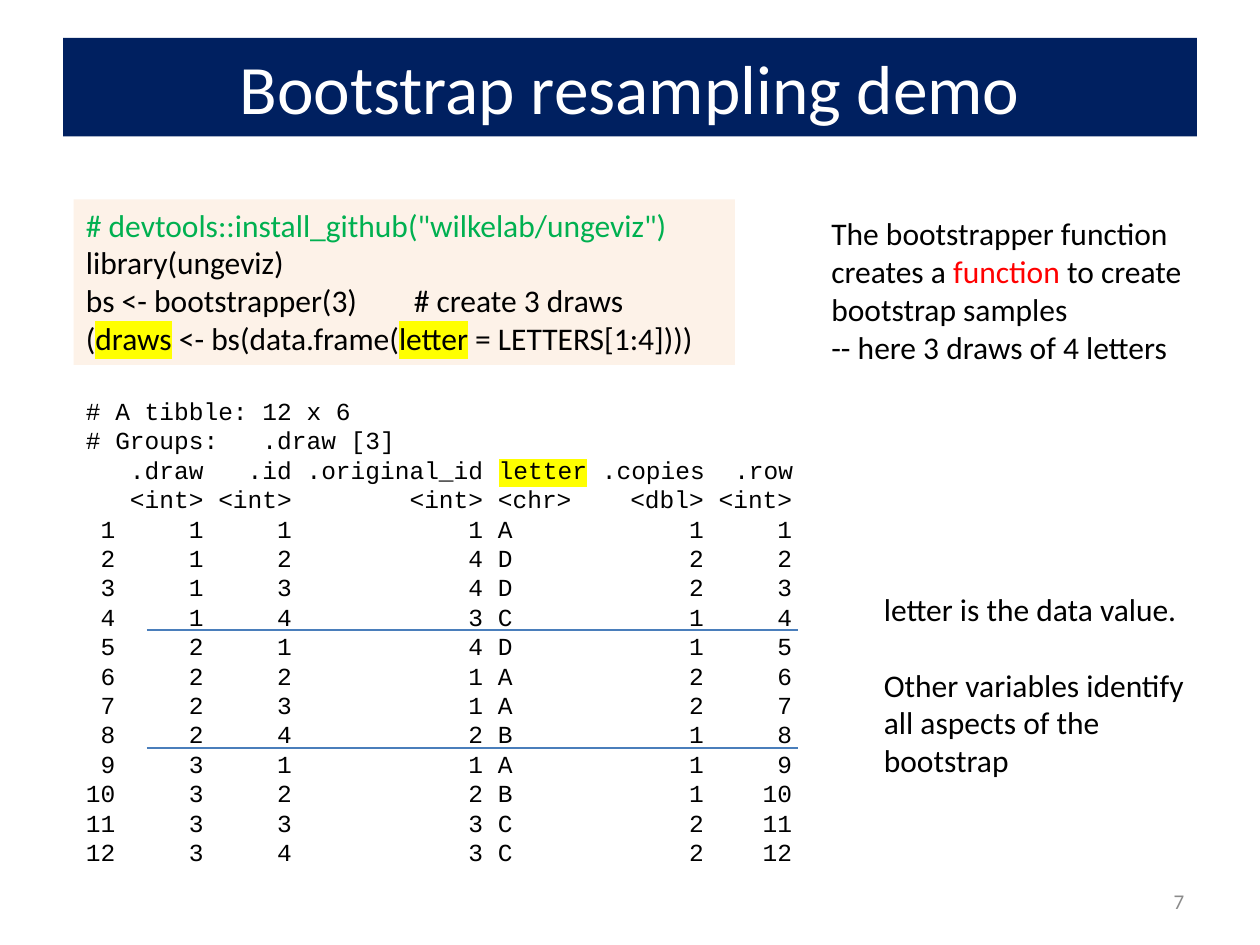
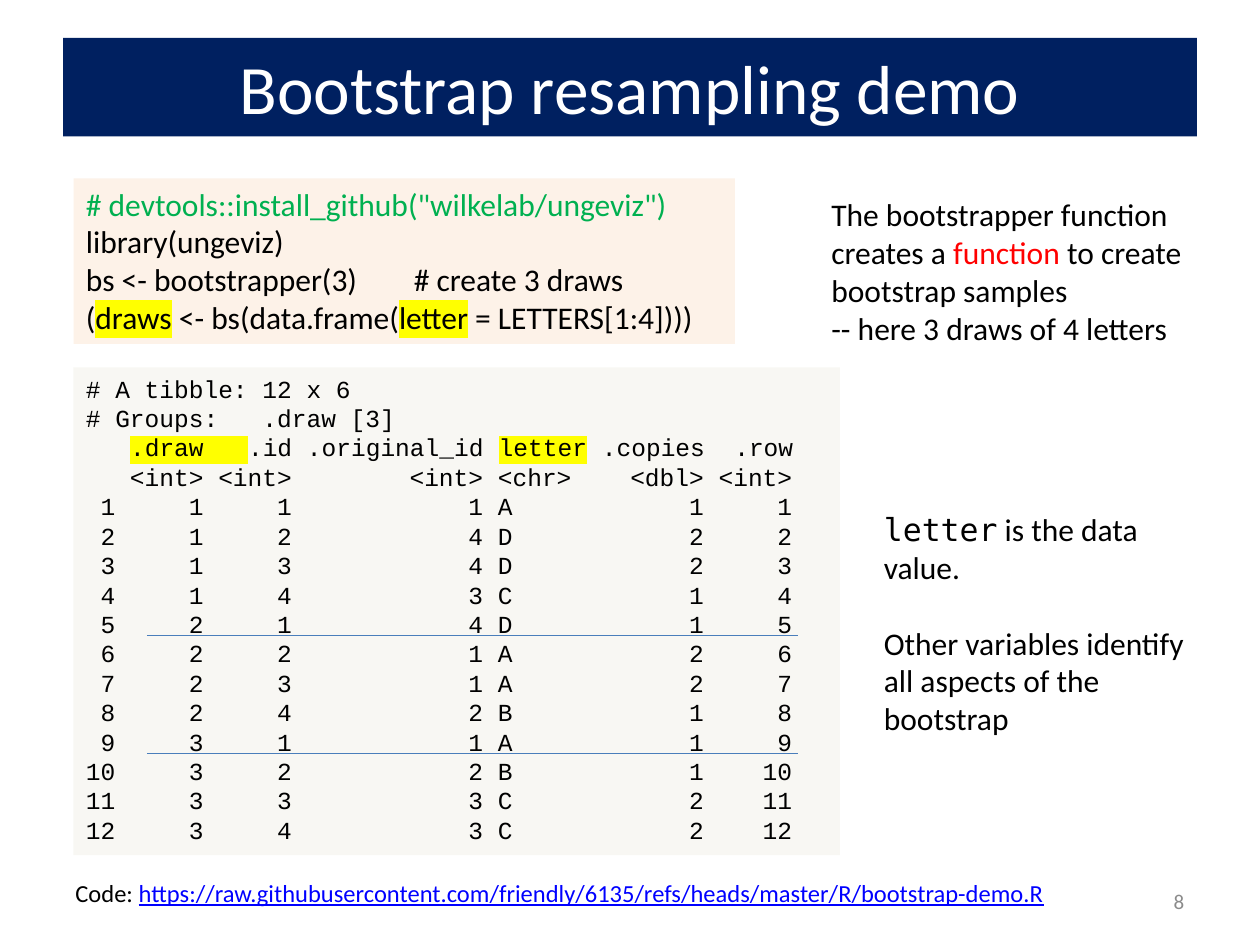
Before and after one commit to friendly/6135, a slide deck: slide 8 of lectures/bootstrap.pptx (slide 7 before the commit). Drawn at 1260x945 pixels with LibreOffice and Linux fonts; fonts in the diff are those of the drawing. Boxes give left, top, right and bottom in pixels: in the first picture for what was removed or moved away, otherwise in the second. Text is boxed around its words. In the diff, an @@ line names an element or a change of style, - is before the commit and + after.

```diff
--- a/lectures/bootstrap.pptx
+++ b/lectures/bootstrap.pptx
@@ rectangle "# devtools::install_github("wilkelab/ungeviz")": place and size @@
-rectangle "# devtools::install_github("wilkelab/ungeviz")" at (73, 199, 735, 364)
+rectangle "# devtools::install_github("wilkelab/ungeviz")" at (73, 179, 735, 344)
@@ text "The bootstrapper function creates a ...": place and size @@
-text "The bootstrapper function creates a ..." at (831, 223, 1181, 360)
+text "The bootstrapper function creates a ..." at (831, 204, 1181, 341)
@@ rectangle "# A tibble: 12 x ...": place and size @@
-rectangle "# A tibble: 12 x ..." at (86, 402, 793, 862)
+rectangle "# A tibble: 12 x ..." at (73, 368, 839, 856)
@@ rectangle "# A tibble: 12 x ..." at (73, 368, 839, 856): fill none to #DDD9C3 at 20% opacity @@
@@ text in rectangle at (130, 439, 793, 465): highlight none to #FFFF00 in ".draw" @@
@@ text "letter is the data value.": place and size @@
-text "letter is the data value." at (884, 599, 1183, 777)
+text "letter is the data value." at (884, 517, 1183, 735)
@@ text at (884, 517, 1138, 580): font Calibri to DejaVu Sans Mono in "letter" @@
@@ line moved from (147, 630) - (798, 630) to (147, 635) - (798, 635) @@
@@ line moved from (147, 748) - (798, 748) to (147, 753) - (798, 753) @@
@@ text added at (75, 885, 1043, 907), 14 pt, text #0000FF, underline @@
+Code: https://raw.githubusercontent.com/friendly/6135/refs/heads/master/R/bootstrap-demo.R
@@ page number at (1174, 895, 1185, 909): text changed @@
-7
+8
```
Also in this commit, not shown: 7 other slides changed, 2 slides added, 17 other files.
